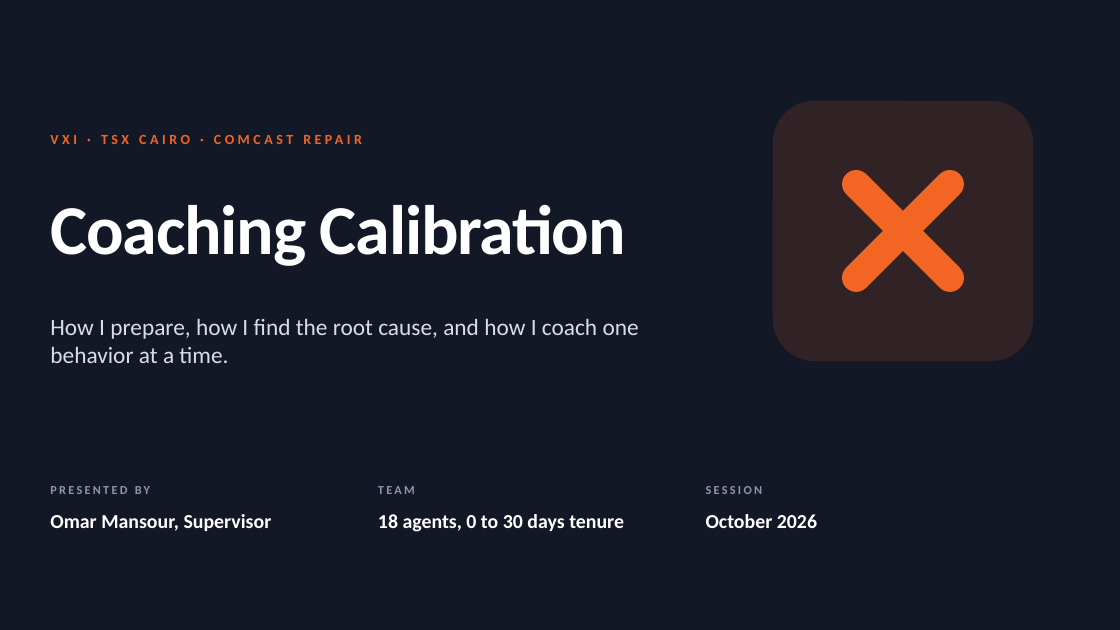
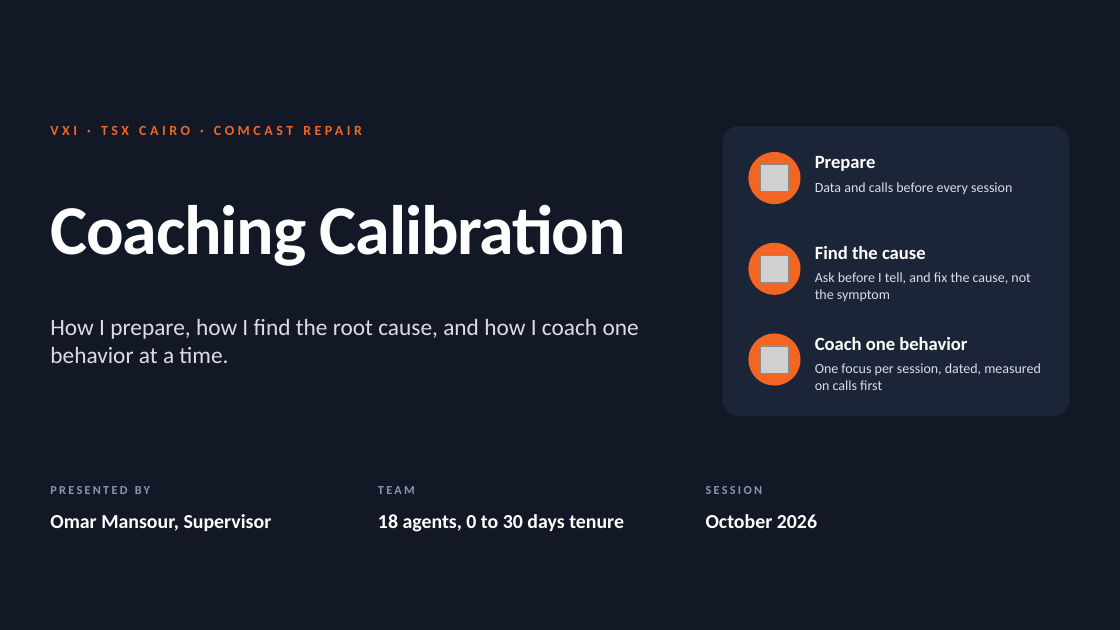
Before and after one commit to comar12/LMS, a slide deck: slide 1 of coaching-intelligence-pro/Coaching_Calibration_TSX_Cairo.pptx. Drawn at 1120x630 pixels with LibreOffice and Linux fonts; fonts in the diff are those of the drawing; grey boxes stand for pictures. Boxes give left, top, right and bottom in pixels: in the first picture for what was removed or moved away, otherwise in the second. Text is boxed around its words. In the diff, an @@ line names an element or a change of style, - is before the commit and + after.

```diff
--- a/coaching-intelligence-pro/Coaching_Calibration_TSX_Cairo.pptx
+++ b/coaching-intelligence-pro/Coaching_Calibration_TSX_Cairo.pptx
@@ text "VXI · TSX CAIRO · ..." rewrapped from (50, 126, 723, 151) to (50, 118, 807, 143) @@
@@ rounded rectangle: place and size @@
-rounded rectangle at (773, 101, 1033, 361)
+rounded rectangle at (723, 126, 1070, 416)
@@ rounded rectangle at (723, 126, 1070, 416): fill #F26522 at 14% opacity to #1C2437; proportions changed @@
@@ ellipse added at (749, 152, 801, 204), fill #F26522 @@
@@ picture added at (761, 165, 788, 192) @@
@@ text added at (815, 156, 876, 171), 16 pt, text #FFFFFF, bold @@
+Prepare
@@ rounded rectangle removed at (837, 165, 969, 297) @@
@@ rounded rectangle removed at (837, 165, 969, 297) @@
@@ text added at (815, 182, 1012, 195), 12 pt, text #D9DDE6 @@
+Data and calls before every session
@@ ellipse added at (749, 243, 801, 295), fill #F26522 @@
@@ picture added at (761, 255, 788, 282) @@
@@ text added at (815, 246, 926, 259), 16 pt, text #FFFFFF, bold @@
+Find the cause
@@ text added at (815, 272, 1030, 301), 12 pt, text #D9DDE6 @@
+Ask before I tell, and fix the cause, not the symptom
@@ ellipse added at (749, 334, 801, 386), fill #F26522 @@
@@ picture added at (761, 346, 788, 373) @@
@@ text added at (815, 337, 967, 350), 16 pt, text #FFFFFF, bold @@
+Coach one behavior
@@ text added at (815, 363, 1041, 390), 12 pt, text #D9DDE6 @@
+One focus per session, dated, measured on calls first
```
Also in this commit, not shown: 4 other slides changed.
